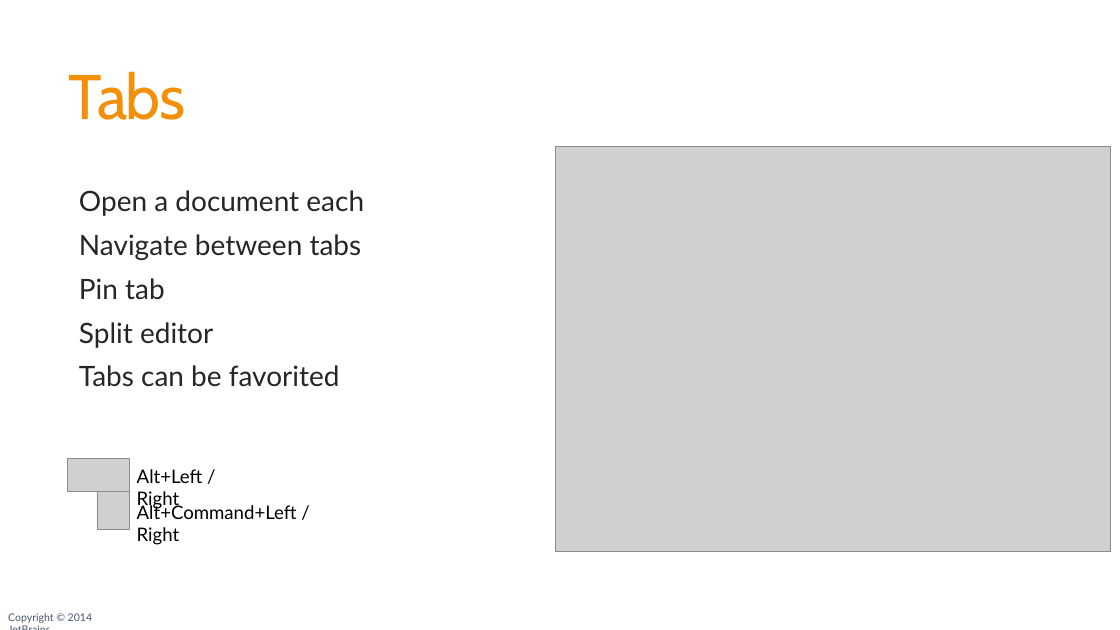
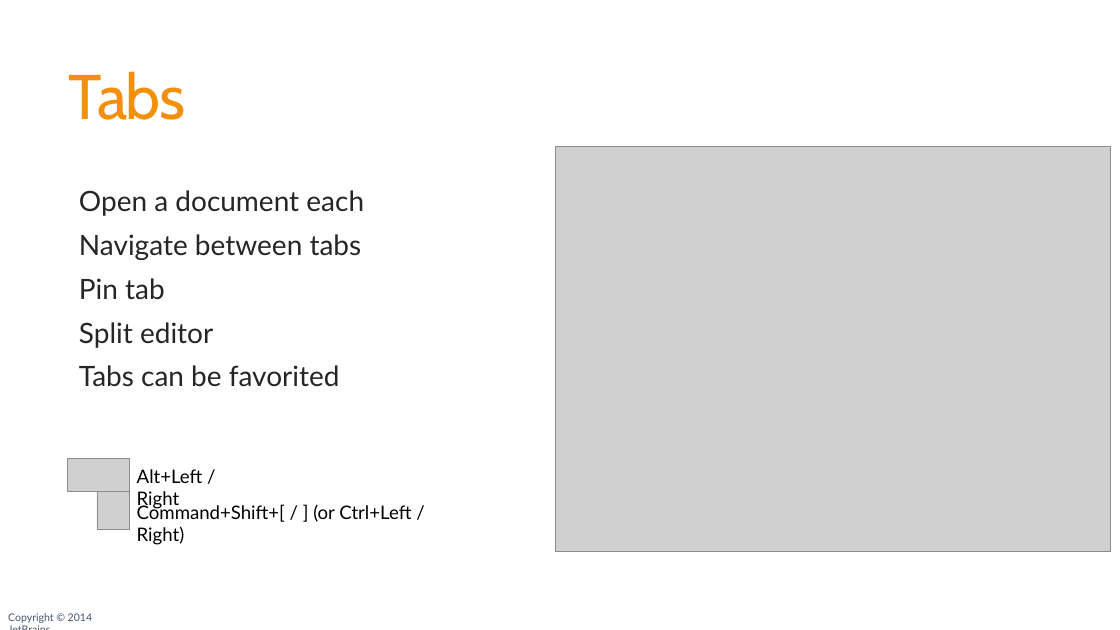
Before and after one commit to JetBrains/phpstorm-workshop, a slide deck: slide 11 of PhpStorm Workshop.pptx. Drawn at 1120x630 pixels with LibreOffice and Linux fonts; fonts in the diff are those of the drawing; grey boxes stand for pictures; background and template pictures are left out. Boxes give left, top, right and bottom in pixels: in the first picture for what was removed or moved away, otherwise in the second. Text is boxed around its words. In the diff, an @@ line names an element or a change of style, - is before the commit and + after.

```diff
--- a/PhpStorm Workshop.pptx
+++ b/PhpStorm Workshop.pptx
@@ text at [137, 503, 411, 545]: text changed @@
-Alt+Command+Left / Right
+Command+Shift+[ / ] (or Ctrl+Left / Right)
```
Also in this commit, not shown: 2 other slides changed, 1 other file.
